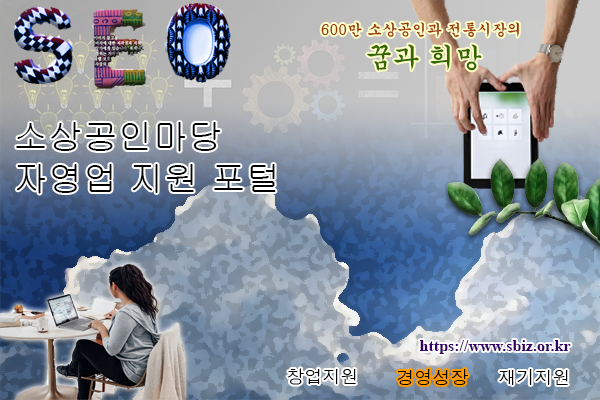
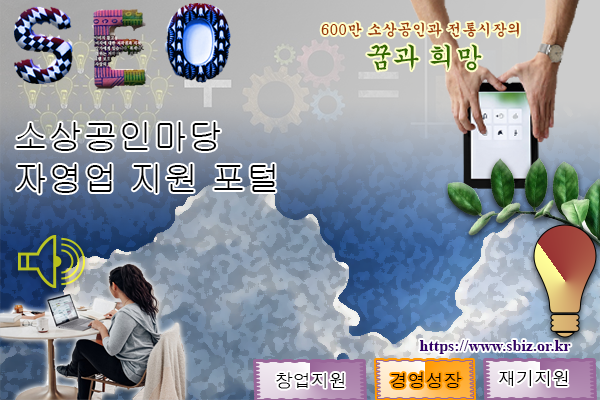
Two versions of the same layered image (600px x 400px). Layer-by-layer changes:
added layer "Light Bulb 1 1" above "Volume 1" over 533, 224, 597, 338
added layer "Volume 1" (70%) above "600만 소상공인과 전통시장의 꿈과 희망" over 18, 235, 85, 288
painted on "재기지원" over 499, 369, 568, 386
painted on "경영성장" over 390, 369, 469, 388
painted on "창업지원" over 276, 368, 356, 389
added layer "Stamp 1 1 copy 2" above "Stamp 1 1 copy" over 375, 360, 475, 399
added layer "Stamp 1 1 copy" above "Stamp 1 1" over 485, 360, 595, 399
added layer "Stamp 1 1" above "Layer 2" over 255, 361, 365, 400